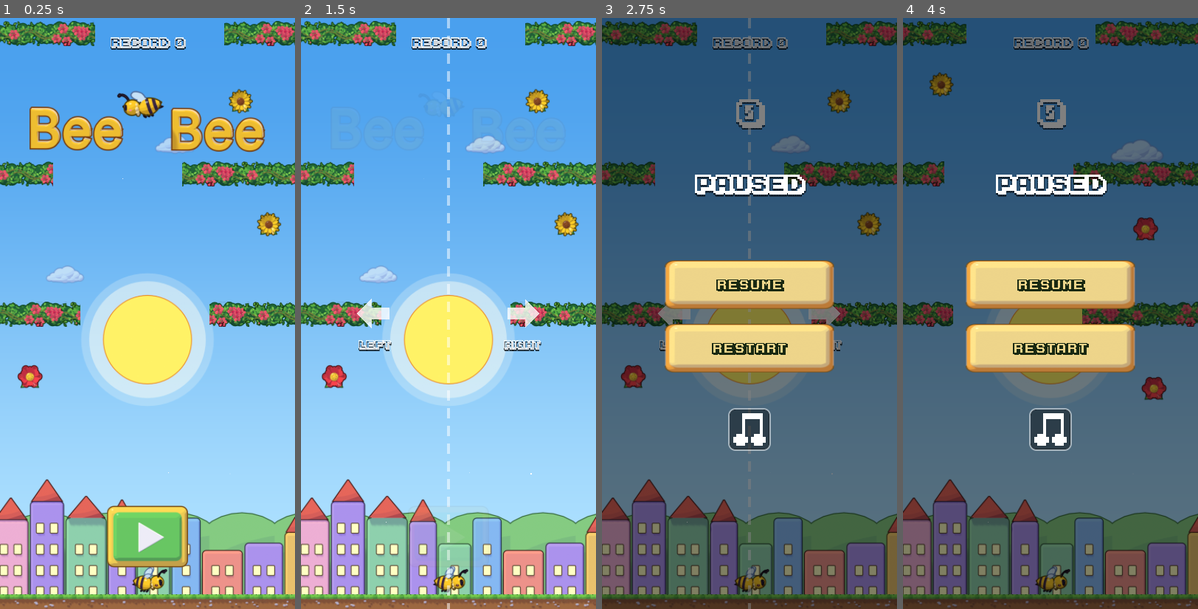
Above: before the commit, frames 1-4 (left to right).
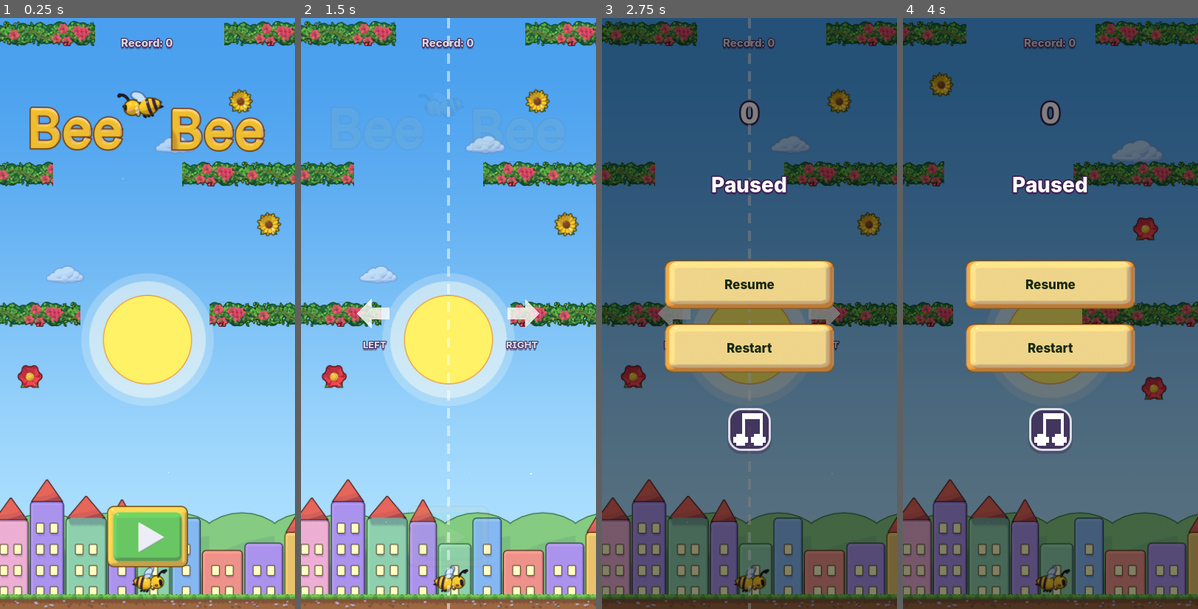
Above: after the commit, the same moments.

Repository: costanoy/bee-bee
Game: Godot game, scene res://scenes/main.tscn
The game is run twice, just before and just after one commit, with the same random seed, the same clock (stepped at 60 frames per second) and the same inputs.
Inputs (mouse positions are in pixels of both pictures, inside the frame that each line leads up to):
- Up to frame 1 (0.25 s): no input
- Up to frame 2 (1.5 s): click (448, 538) at 0.5 s; click (448, 538) at 1.25 s
- Up to frame 3 (2.75 s): click (870, 47) at 2 s
- Up to frame 4 (4 s): click "Restart" at 2.75 s; click (1171, 47) at 3.5 s

The runs differ from the first frame. In frame 1, 0.5% of the frame differs, in the area x 37-63%, y 3-6%; in frame 2, 0.8%; in frame 3, 3.0%, in the area x 19-82%, y 3-74%; in frame 4, 2.9%.

Commit message:
UI in the 3D style: Inter extra-bold with tinted ink outline
The pixel arcade font clashed with the new candy-toy 3D art. All text
now uses Inter (SIL OFL 1.1, bundled unmodified from Blender with its
license in fonts/Inter-OFL.txt) at weight 800 via a FontVariation, with
a deep-plum outline and soft drop — the UI's version of the art's
tinted ink lines. Icon buttons get the same plum backing, rounder
corners, a white rim and a small shadow. The old pixel font is removed.

Co-Authored-By: Claude Opus 5.5 <noreply@anthropic.com>

Diff:
--- a/scripts/main.gd
+++ b/scripts/main.gd
@@ -97,6 +97,9 @@
 # they glow against the night like cut-outs. Obstacles and flowers stay
 # untinted on purpose — they're what the player has to read at speed.
 const NIGHT_DECOR_TINT := Color(0.52, 0.57, 0.74)
+# Deep plum used for text outlines and UI backing — the UI's share of the
+# art's tinted-ink look.
+const UI_INK := Color(0.24, 0.13, 0.32)
 const DAY_CLOUD_ALPHA := 0.55
 const NIGHT_CLOUD_ALPHA := 0.45
 
@@ -199,7 +202,7 @@
 var ground_sprite: Sprite2D
 var trees_sprite: Sprite2D
 
-var pixel_font: FontFile
+var ui_font: Font
 
 var score_label: Label
 var record_label: Label
@@ -221,15 +224,13 @@
 func _ready() -> void:
 	screen_h = get_viewport_rect().size.y
 
-	# Placeholder-era plain Label/Button text (spec 3.2/4.10) — swapped for
-	# a real arcade font (Karmatic Arcade, 1001fonts FFC license — free for
-	# commercial/embedded use) instead of the default UI font. Antialiasing/
-	# subpixel positioning off so it renders crisp instead of blurry at
-	# these small sizes.
-	pixel_font = load("res://fonts/KarmaticArcade.ttf")
-	pixel_font.antialiasing = TextServer.FONT_ANTIALIASING_NONE
-	pixel_font.subpixel_positioning = TextServer.SUBPIXEL_POSITIONING_DISABLED
-	pixel_font.oversampling = 1.0
+	# Inter (SIL OFL 1.1, see fonts/Inter-OFL.txt) at its extra-bold weight:
+	# a round, chunky face that sits with the 3D candy-toy art, where the
+	# old pixel arcade font clashed.
+	var inter := FontVariation.new()
+	inter.base_font = load("res://fonts/Inter.woff2")
+	inter.variation_opentype = {TextServerManager.get_primary_interface().name_to_tag("wght"): 800}
+	ui_font = inter
 
 	sky = SkyScript.new()
 	add_child(sky)
@@ -1065,12 +1066,16 @@
 	var label := Label.new()
 	label.text = text
 	label.mouse_filter = Control.MOUSE_FILTER_IGNORE
-	label.add_theme_font_override("font", pixel_font)
+	label.add_theme_font_override("font", ui_font)
 	label.add_theme_font_size_override("font_size", font_size)
 	label.add_theme_color_override("font_color", color)
-	label.add_theme_color_override("font_shadow_color", Color(0, 0, 0, 0.5))
+	# Tinted ink outline, same idea as the art's per-material outlines,
+	# plus a soft drop so text still reads over busy scenery.
+	label.add_theme_color_override("font_outline_color", UI_INK)
+	label.add_theme_constant_override("outline_size", maxi(4, font_size / 4))
+	label.add_theme_color_override("font_shadow_color", Color(UI_INK, 0.45))
 	label.add_theme_constant_override("shadow_offset_x", 0)
-	label.add_theme_constant_override("shadow_offset_y", 2)
+	label.add_theme_constant_override("shadow_offset_y", 3)
 	return label
 
 
@@ -1235,18 +1240,21 @@
 	# No plate art exists at this shape, and the in-game one sits over live
 	# gameplay, so these carry their own backing instead.
 	var style := StyleBoxFlat.new()
-	style.bg_color = Color(0, 0, 0, 0.42)
-	style.set_corner_radius_all(9)
-	style.set_border_width_all(2)
-	style.border_color = Color(1, 1, 1, 0.5)
+	style.bg_color = Color(UI_INK, 0.55)
+	style.set_corner_radius_all(int(side * 0.3))
+	style.set_border_width_all(3)
+	style.border_color = Color(1, 1, 1, 0.8)
+	style.shadow_color = Color(UI_INK, 0.35)
+	style.shadow_size = 2
+	style.shadow_offset = Vector2(0, 3)
 	btn.add_theme_stylebox_override("normal", style)
 
 	var style_hover: StyleBoxFlat = style.duplicate()
-	style_hover.bg_color = Color(0, 0, 0, 0.55)
+	style_hover.bg_color = Color(UI_INK, 0.68)
 	btn.add_theme_stylebox_override("hover", style_hover)
 
 	var style_pressed: StyleBoxFlat = style.duplicate()
-	style_pressed.bg_color = Color(0.25, 0.25, 0.25, 0.65)
+	style_pressed.bg_color = Color(UI_INK.lightened(0.25), 0.72)
 	btn.add_theme_stylebox_override("pressed", style_pressed)
 
 	icon.position = ((btn.size - icon.size) / 2.0).floor()
@@ -1278,7 +1286,7 @@
 	# any slack would read as a crooked gap.
 	new_record_badge = _make_label("NEW", 15, Color(1, 0.82, 0.18))
 	new_record_badge.size = Vector2(
-		pixel_font.get_string_size("NEW", HORIZONTAL_ALIGNMENT_LEFT, -1, 15).x, 26)
+		ui_font.get_string_size("NEW", HORIZONTAL_ALIGNMENT_LEFT, -1, 15).x, 26)
 	new_record_badge.pivot_offset = new_record_badge.size / 2.0
 	new_record_badge.visible = false
 	screen.add_child(new_record_badge)
@@ -1341,7 +1349,7 @@
 	btn.focus_mode = Control.FOCUS_NONE
 	btn.custom_minimum_size = Vector2(230, 66)
 	btn.size = Vector2(230, 66)
-	btn.add_theme_font_override("font", pixel_font)
+	btn.add_theme_font_override("font", ui_font)
 	btn.add_theme_font_size_override("font_size", 17)
 	btn.add_theme_color_override("font_color", Color(0.1, 0.16, 0.07))
 
Not shown, added: fonts/Inter-OFL.txt
Binary file added: fonts/Inter.woff2
Not shown, changed: fonts/Inter.woff2.import
Binary file removed: fonts/KarmaticArcade.ttf
